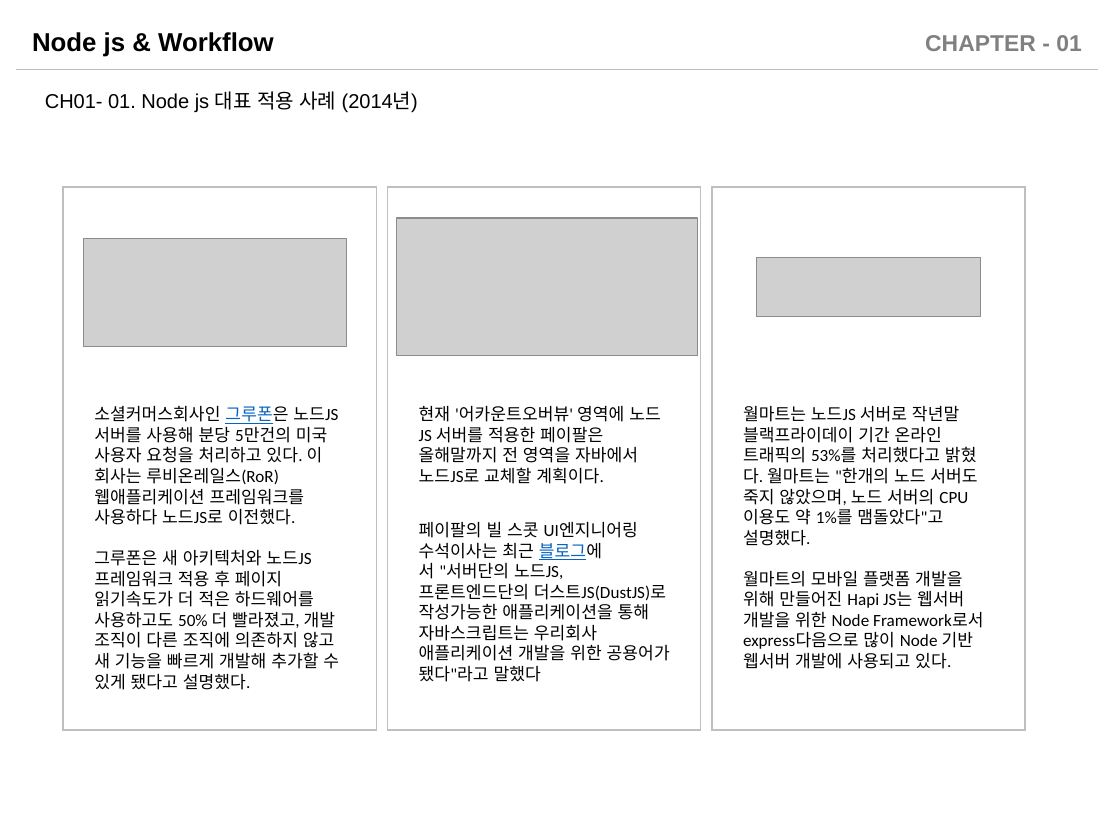
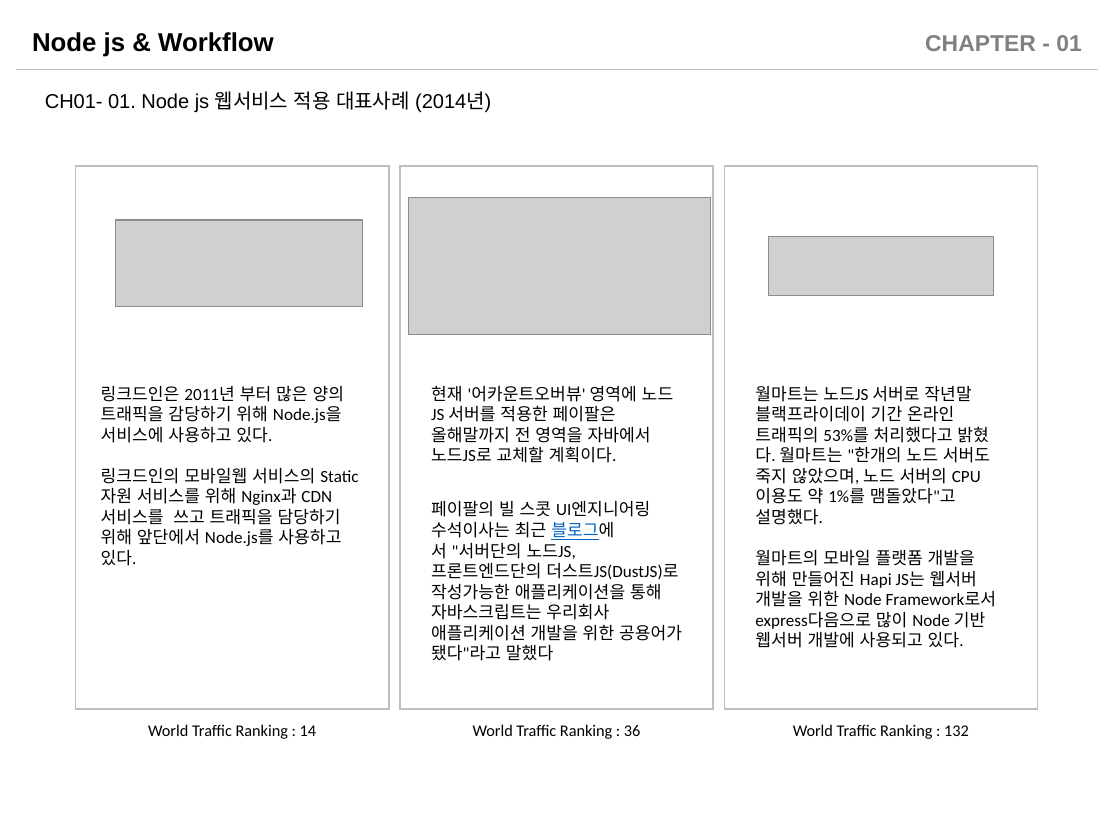
Before and after one commit to sabin21/NodeJS_Workflow_Study, a slide deck: slide 3 of CH01_Nodejs_Intro.pptx. Drawn at 1120x840 pixels with LibreOffice and Linux fonts; fonts in the diff are those of the drawing; grey boxes stand for pictures. Boxes give left, top, right and bottom in pixels: in the first picture for what was removed or moved away, otherwise in the second. Text is boxed around its words. In the diff, an @@ line names an element or a change of style, - is before the commit and + after.

Commit message:
문서들 부분적인 추가 및 수정

```diff
--- a/CH01_Nodejs_Intro.pptx
+++ b/CH01_Nodejs_Intro.pptx
@@ text at bbox=[45, 91, 491, 112]: text changed @@
-CH01- 01. Node js 대표 적용 사례 (2014년)
+CH01- 01. Node js 웹서비스 적용 대표사례 (2014년)
@@ 2 rectangles, 1 picture, 1 text: place and size @@
-2 rectangles, 1 picture, 1 text at bbox=[63, 187, 1026, 730]
+2 rectangles, 1 picture, 1 text at bbox=[76, 166, 1038, 709]
@@ 1 picture, 1 text, 1 rectangle: place and size @@
-1 picture, 1 text, 1 rectangle at bbox=[388, 187, 981, 730]
+1 picture, 1 text, 1 rectangle at bbox=[400, 166, 993, 709]
@@ picture removed at bbox=[83, 239, 346, 347] @@
@@ picture added at bbox=[115, 220, 363, 306] @@
@@ text at bbox=[101, 386, 358, 566]: text changed @@
-소셜커머스회사인 그루폰은 노드JS서버를 사용해 분당 5만건의 미국 사용자 요청을 처리하고 있다. 이 회사는 루비온레일스(RoR) 웹애플리케이션 프레임워크를 사용하다 노드JS로 이전했다.
-그루폰은 새 아키텍처와 노드JS 프레임워크 적용 후 페이지 읽기속도가 더 적은 하드웨어를 사용하고도 50% 더 빨라졌고, 개발 조직이 다른 조직에 의존하지 않고 새 기능을 빠르게 개발해 추가할 수 있게 됐다고 설명했다.
+링크드인은 2011년 부터 많은 양의 트래픽을 감당하기 위해 Node.js을 서비스에 사용하고 있다.
+링크드인의 모바일웹 서비스의 Static 자원 서비스를 위해 Nginx과 CDN서비스를 쓰고 트래픽을 담당하기 위해 앞단에서 Node.js를 사용하고 있다.
@@ text added at bbox=[148, 724, 316, 739], 10.5 pt, text #000000 @@
+World Traffic Ranking : 14
@@ text added at bbox=[473, 724, 640, 739], 10.5 pt, text #000000 @@
+World Traffic Ranking : 36
@@ text added at bbox=[793, 724, 969, 739], 10.5 pt, text #000000 @@
+World Traffic Ranking : 132
```
Also in this commit, not shown: 11 other slides changed, 2 slides added, 2 other files.
